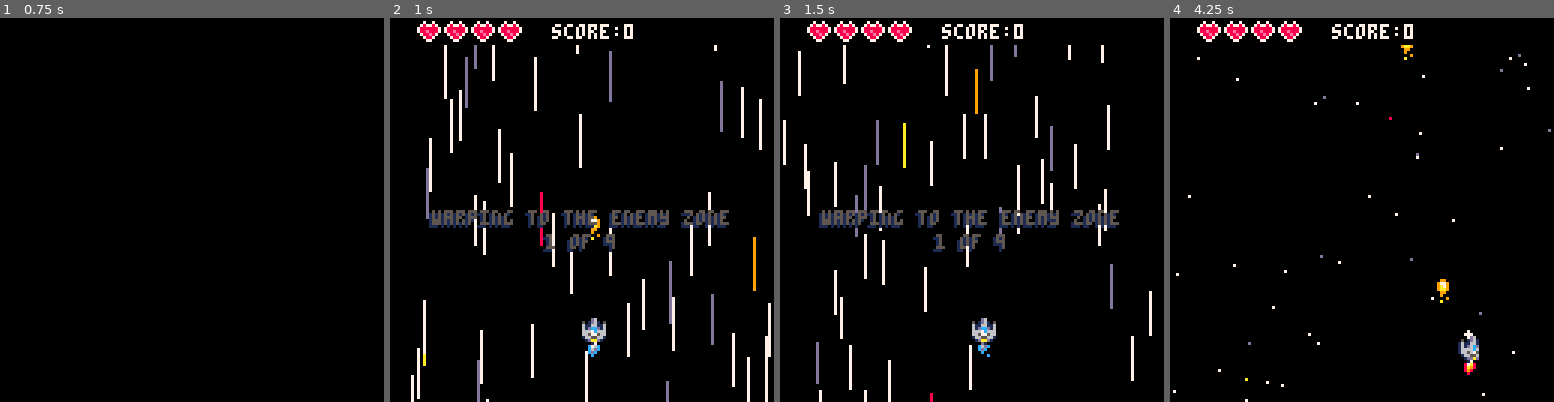
Above: before the commit, frames 1-4 (left to right).
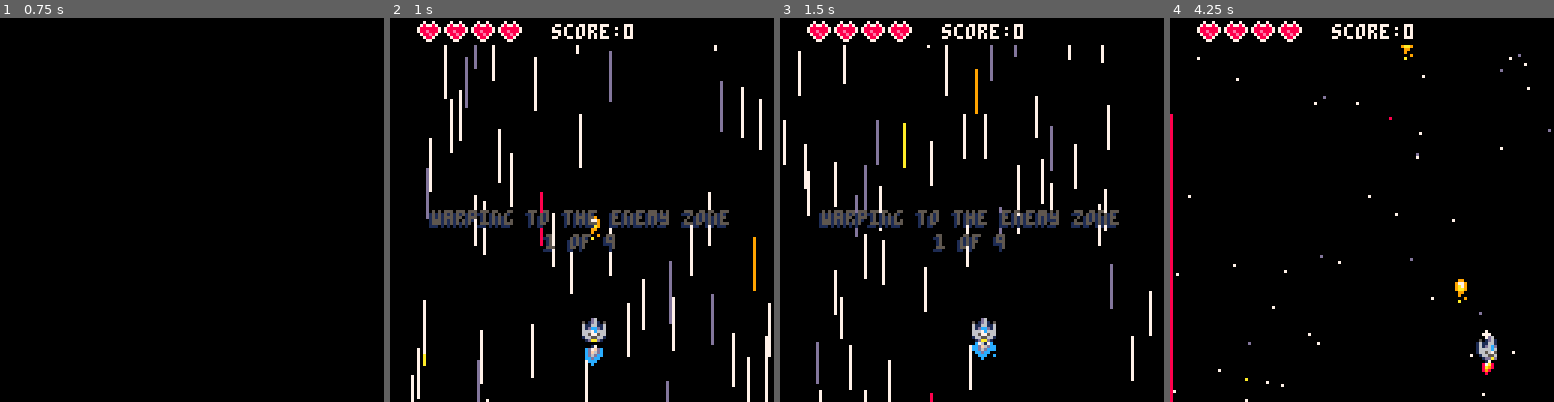
Above: after the commit, the same moments.

Repository: eduszesz/shmup
Game: PICO-8 cartridge myshmup.p8
Two runs of this game, one before a commit and one after it. Both use one fixed random seed, a clock stepped at 60 frames per second and the inputs below.
Inputs:
- Up to frame 1 (0.75 s): tap X (X key) at 0.33 s; tap O (Z key) at 0.7 s
- Up to frame 2 (1 s): no input
- Up to frame 3 (1.5 s): tap X (X key) at 1.07 s
- Up to frame 4 (4.25 s): hold Right 1.6-2.1 s; tap O (Z key) every 0.4 s from 1.7 to 4.1 s; tap X (X key) at 1.85, 2.97, 4.08 s; hold Up 2.15-2.42 s; hold Right 2.47-3.03 s; hold Left 3.08-3.58 s; hold Down 3.63-3.97 s; hold Right from 4.02 s (still down)

Frame 1 is identical in both runs. In frame 2, 0.2% of the frame differs, in the area x 50-56%, y 84-91%; in frame 3, 0.2%; in frame 4, 1.6%, in the area x 0-86%, y 25-100%.

Commit message:
overheating, speed with x btn, flame for warping

Diff:
--- a/myshmup.p8
+++ b/myshmup.p8
@@ -24,6 +24,7 @@
 		sy=0,
 		fl=4,
 		fli=6,
+		flw=51,
 		h=4,
 		imm=false,
 		age=0,
@@ -62,8 +63,9 @@
 	ftimer=0
 	frate=5
 	firetyp=1
-
-	bonustyp={"shield on","1 up!","triple fire","multi fire","mega fire","1 up!"}
+	spdm=1
+
+	bonustyp={"shield on","1 up!","triple fire","multi fire","mega fire","1 up!","1 up!","shield on","1 up!"}
 
 	----------------------------
 	-- required for fade
@@ -191,6 +193,7 @@
 	cprint("press x/❎ to start",63,64,1)
 	cprint("press x/❎ to start",63,65,1)
 	cprint("press x/❎ to start",64,64,cl)
+	print("v0.35",100,120,1)
 end
 
 function draw_game()
@@ -366,14 +369,14 @@
 			if abs(e.y-e.tgy)<1 then
 				e.y=e.tgy
 				if e.typ==16 then
-					explode(e.x+4,e.y+4,2,5)
+					explode(e.x+4,e.y+4,1,5)
 				end
 				e.md="atk"
 			end
 		end
 
 		if e.md=="atk"	then
-			if e.x<0 or e.x>128 then
+			if e.x<0 or e.x>126 then
 				del(enemies,e)
 			end
 
@@ -387,11 +390,11 @@
 			if e.typ==12 then
 				if e.x>120 then
 					e.sx=-1
-					e.y+=8
+					e.y+=16
 				end
 				if e.x<8 then
 					e.sx=1
-					e.y+=8
+					e.y+=16
 				end
 				if t%30==0 and
 				rnd()>0.7 then
@@ -557,6 +560,11 @@
 	ship.sp=2
 	ship.sx=0
 	ship.sy=0
+	spdm=1
+	if btn(5) and state=="game" then
+		spdm=2
+		frate=14
+	end
 	if btn(0) then
 		ship.sp=1
 		ship.sx=-3
@@ -573,8 +581,8 @@
 	end
 
 	if state!="died" then
-		ship.x+=ship.sx
-		ship.y+=ship.sy
+		ship.x+=(ship.sx*spdm)
+		ship.y+=(ship.sy*spdm)
 	end
 
 	if ship.x<0 then
@@ -593,12 +601,14 @@
 	if t%4<2 then
 		ship.fl=5
 		ship.fli=7
+		ship.flw=52
 	else
 		ship.fl=4
 		ship.fli=6
-	end
-
-	if btn(4) then
+		ship.flw=51
+	end
+
+	if btn(4) and frate<16 then
 		if ftimer<=0 then
 			if firetyp>1 then
 				local spc=0.25/(firetyp)
@@ -612,19 +622,28 @@
 			sfx(1)
 			ftimer=frate
 		end
+		if t%45==0 then
+			frate+=1
+		end
 	end
 	ftimer-=1
-	if btnp(5) and state=="game" then
-		--mkenemy()
-	end
+	if btn(4)==false then
+		if t%5==0 then
+			frate-=1
+		end
+	end
+	if frate<5 then
+		frate=5
+	end
+
 	if ship.h<=0 then
 		if t%5==0 then
 			explode(ship.x+rnd(8),ship.y+rnd(8),1,20)
 			fracture(ship.x+4,ship.y+4,"ship")
+			sfx(3)
+			shake=10
 		end
 		if state=="game" then
-			shake=5
-			sfx(3)
 			state="died"
 		end
 	end
@@ -652,18 +671,21 @@
 	end
 	spr(ship.sp,ship.x,ship.y)
 	pal()
-	if ship.sx!=0 or
-			ship.sy!=0 then
-		spr(ship.fl,ship.x,ship.y+8)
-	else
-		spr(ship.fli,ship.x,ship.y+8)
+	if state!="wave" then
+		if ship.sx!=0 or
+				ship.sy!=0 then
+			spr(ship.fl,ship.x,ship.y+8)
+			if spdm==2 then
+				spr(ship.flw,ship.x,ship.y+8)
+			end
+		else
+			spr(ship.fli,ship.x,ship.y+8)
+		end
 	end
 	if state=="wave" then
-		pal(8,12)
-		pal(9,13)
-		pal(10,6)
-		spr(ship.fl,ship.x,ship.y+8)
-		pal()
+
+		spr(ship.flw,ship.x,ship.y+8)
+
 	end
 end
 
@@ -681,6 +703,15 @@
 	else
 		print("score:"..score.."00",54,2,7)
 	end
+	if frate>13 then
+		local cl=8
+		if t%8<4 then
+			cl=14
+		end
+		print("overheating",2,121,1)
+		print("overheating",3,120,cl)
+	end
+	line(0,128,0,188-frate*12,8)
 end
 
 function fire(_ang,_spd)
@@ -1012,7 +1043,8 @@
 				firetyp=6
 			end
 			bonus.typ=txt
-			addfloat(txt, ship.x+4, ship.y,7)
+			addfloat(txt,64,120,1)
+			addfloat(txt,63,121,7)
 		end
 	end
 	if bonus.t<0 then
@@ -1122,7 +1154,15 @@
 	for i=1,#lvl[1] do
 			for j=1, #lvl do
 				if #enemies<size then
-					mkenemy(lvl[j][i],i*22,15)
+					local dx=0
+					local dy=0
+					if j%2==0 then
+						dx=8
+					end
+					if i%2==0 then
+						dy=8
+					end
+					mkenemy(lvl[j][i],dx+i*22,15+dy)
 				end
 			end
 		end
Not shown, changed: 37 lines of the sprite sheet (__gfx__) section of myshmup.p8
Not shown, changed: the thumbnail (__label__) section of myshmup.p8
Not shown, changed: the sound effects (__sfx__) section of myshmup.p8
